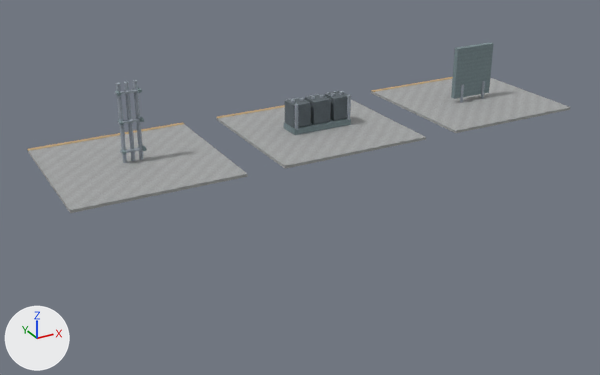
Renders of the glTF model development/levels/primitive-props-v1/site-kits/level_blockout_kit_wld_09_p03.glb from each side of a commit.
Before and after are seen from a camera (50 mm lens) standing at (-14.5, -21.5, 10.2) and looking at (-2.5, 0.4, -0.7). Every picture has the same lights, and +X, +Y and +Z are marked at lower left. The picture after the commit comes second. Vertices at exactly the same position are counted once.

Script lines for the objects in view, before the commit:
```python
me_blackwater_hydroelectric_dam_map_kit_contact_room = bpy.data.meshes.new('Blackwater Hydroelectric Dam map-kit contact room')
me_blackwater_hydroelectric_dam_map_kit_contact_room.from_pydata(...)  # 658 vertices, 1124 faces; spans x -9.8..9.8, y 0.7..6.3, z -0.1..2.7
# faces by material slot: [36, 36, 680, 96, 84, 192]
me_blackwater_hydroelectric_dam_map_kit_contact_room.materials.append(mat_blockout_stone)
me_blackwater_hydroelectric_dam_map_kit_contact_room.materials.append(mat_blockout_accent)
me_blackwater_hydroelectric_dam_map_kit_contact_room.materials.append(mat_blockout_metal)
me_blackwater_hydroelectric_dam_map_kit_contact_room.materials.append(mat_blockout_industrial)
me_blackwater_hydroelectric_dam_map_kit_contact_room.materials.append(mat_blockout_dark)
me_blackwater_hydroelectric_dam_map_kit_contact_room.materials.append(mat_blockout_ivory)
ob_level_blockout_kit_wld_09_p03 = bpy.data.objects.new('level_blockout_kit_wld_09_p03', me_blackwater_hydroelectric_dam_map_kit_contact_room)
ob_level_blockout_kit_wld_09_p03.location = (0.0, 0.0, 0.0)
```
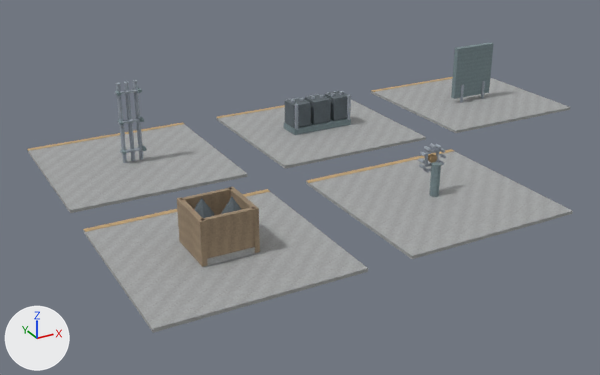
What differs and where, as boxes [x1, y1, x2, y2] in the pictures (600 x 375 px):
'level_blockout_kit_wld_09_p03', reshaped (70% taller): before [27, 43, 570, 213]; after [27, 43, 573, 333]
part 1 of me_blackwater_hydroelectric_dam_map_kit_contact_room, added: after [83, 192, 368, 333]
part 2 of me_blackwater_hydroelectric_dam_map_kit_contact_room, added: after [203, 247, 257, 267]
part 3 of me_blackwater_hydroelectric_dam_map_kit_contact_room, added: after [306, 151, 573, 259]
part 4 of me_blackwater_hydroelectric_dam_map_kit_contact_room, added: after [83, 189, 270, 232]
part 5 of me_blackwater_hydroelectric_dam_map_kit_contact_room, added: after [306, 149, 454, 183]
part 6 of me_blackwater_hydroelectric_dam_map_kit_contact_room, added: after [429, 162, 441, 197]
part 7 of me_blackwater_hydroelectric_dam_map_kit_contact_room, added: after [194, 198, 215, 218]
part 8 of me_blackwater_hydroelectric_dam_map_kit_contact_room, added: after [221, 197, 242, 214]
part 9 of me_blackwater_hydroelectric_dam_map_kit_contact_room, added (brown): after [177, 197, 208, 267]
part 10 of me_blackwater_hydroelectric_dam_map_kit_contact_room, added (brown): after [229, 187, 260, 253]
part 11 of me_blackwater_hydroelectric_dam_map_kit_contact_room, added (brown): after [180, 187, 231, 216]
part 12 of me_blackwater_hydroelectric_dam_map_kit_contact_room, added (brown): after [201, 207, 256, 259]
part 13 of me_blackwater_hydroelectric_dam_map_kit_contact_room, added: after [428, 154, 437, 163]

Diff of the bpy script that builds the scene:
```diff
--- a/development/levels/primitive-props-v1/site-kits/level_blockout_kit_wld_09_p03.glb.py
+++ b/development/levels/primitive-props-v1/site-kits/level_blockout_kit_wld_09_p03.glb.py
@@ mat_blockout_bronze @@
+mat_blockout_bronze = bpy.data.materials.new('blockout_bronze')
+# colours: brown #b3956c
+# uses the picture img_image_7
@@ mat_blockout_wood @@
+mat_blockout_wood = bpy.data.materials.new('blockout_wood')
+# colours: beige #a89379
+# uses the picture img_image_6
@@ me_blackwater_hydroelectric_dam_map_kit_contact_room @@
-me_blackwater_hydroelectric_dam_map_kit_contact_room.from_pydata(...)  # 658 vertices, 1124 faces; spans x -9.8..9.8, y 0.7..6.3, z -0.1..2.7
+me_blackwater_hydroelectric_dam_map_kit_contact_room.from_pydata(...)  # 992 vertices, 1676 faces; spans x -9.8..9.8, y -6.3..6.3, z -0.1..2.7
+# me_blackwater_hydroelectric_dam_map_kit_contact_room part 1: a new loose piece, a box spanning x -9.825..-4.175, y -6.3..-0.7, z -0.11..-0.01, in mat_blockout_stone
+# me_blackwater_hydroelectric_dam_map_kit_contact_room part 2: a new loose piece, a box spanning x -7.76..-6.24, y -4.28..-2.72, z 0.0..0.2, in mat_blockout_stone
+# me_blackwater_hydroelectric_dam_map_kit_contact_room part 3: a new loose piece, a box spanning x -2.825..2.825, y -6.3..-0.7, z -0.11..-0.01, in mat_blockout_stone
+# me_blackwater_hydroelectric_dam_map_kit_contact_room part 4: a new loose piece, a box spanning x -9.825..-4.175, y -0.89..-0.71, z -0.013..0.002, in mat_blockout_accent
+# me_blackwater_hydroelectric_dam_map_kit_contact_room part 5: a new loose piece, a box spanning x -2.825..2.825, y -0.89..-0.71, z -0.013..0.002, in mat_blockout_accent
+# me_blackwater_hydroelectric_dam_map_kit_contact_room part 6: a new loose piece, a 10-sided cylinder along z spanning x -0.14..0.14, y -3.63..-3.37, z 0.0..1.01, in mat_blockout_industrial
+# me_blackwater_hydroelectric_dam_map_kit_contact_room part 7: a new loose piece, a 7-sided cone pointing to +z spanning x -7.63..-6.98, y -3.57..-2.91, z 0.88..1.4, in mat_blockout_dark
+# me_blackwater_hydroelectric_dam_map_kit_contact_room part 8: a new loose piece, a 7-sided cone pointing to +z spanning x -7.02..-6.3, y -4.09..-3.35, z 0.88..1.5, in mat_blockout_dark
+# me_blackwater_hydroelectric_dam_map_kit_contact_room part 9: a new loose piece, a box spanning x -7.8..-7.66, y -4.28..-2.71, z 0.03..1.27, in mat_blockout_wood
+# me_blackwater_hydroelectric_dam_map_kit_contact_room part 10: a new loose piece, a box spanning x -6.34..-6.2, y -4.28..-2.71, z 0.03..1.27, in mat_blockout_wood
+# me_blackwater_hydroelectric_dam_map_kit_contact_room part 11: a new loose piece, a box spanning x -7.73..-6.27, y -2.87..-2.73, z 0.03..1.27, in mat_blockout_wood
+# me_blackwater_hydroelectric_dam_map_kit_contact_room part 12: a new loose piece, a box spanning x -7.73..-6.27, y -4.26..-4.14, z 0.03..1.27, in mat_blockout_wood
+# me_blackwater_hydroelectric_dam_map_kit_contact_room part 13: a new loose piece, a 10-sided cylinder along y spanning x -0.13..0.13, y -3.36..-3.24, z 0.98..1.23, in mat_blockout_bronze
+# other edits to the shape of me_blackwater_hydroelectric_dam_map_kit_contact_room do not show in these pictures
 me_blackwater_hydroelectric_dam_map_kit_contact_room.materials.append(mat_blockout_stone)
@@ me_blackwater_hydroelectric_dam_map_kit_contact_room @@
 me_blackwater_hydroelectric_dam_map_kit_contact_room.materials.append(mat_blockout_ivory)
+me_blackwater_hydroelectric_dam_map_kit_contact_room.materials.append(mat_blockout_wood)
+me_blackwater_hydroelectric_dam_map_kit_contact_room.materials.append(mat_blockout_bronze)
```
